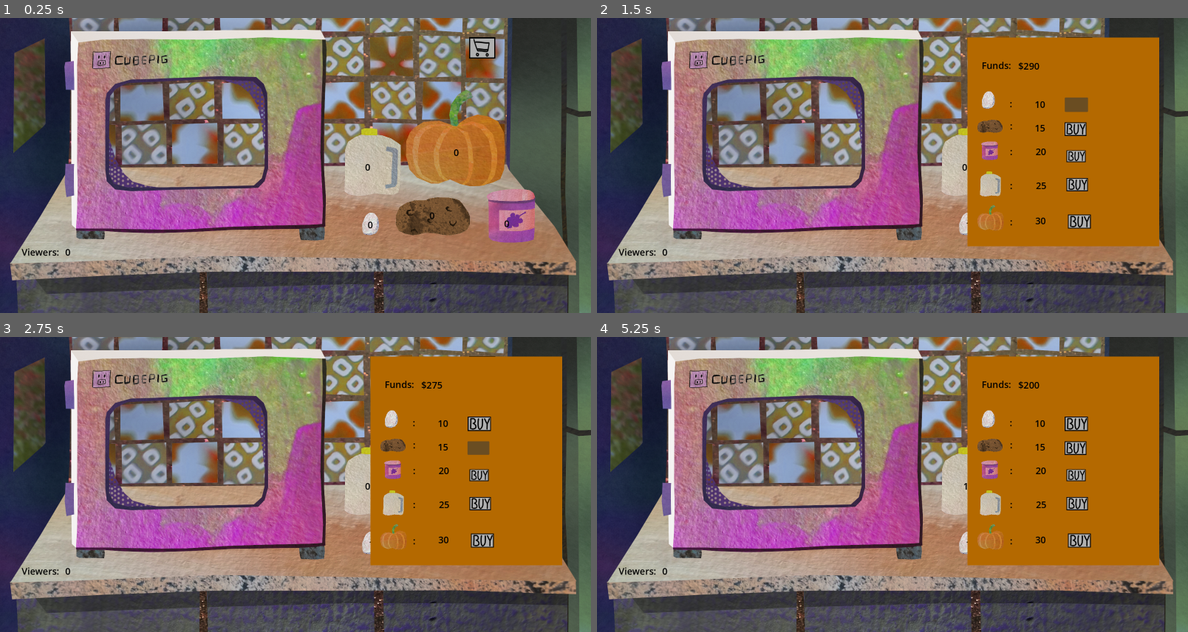
Above: before the commit, frames 1-4 (two rows, left to right).
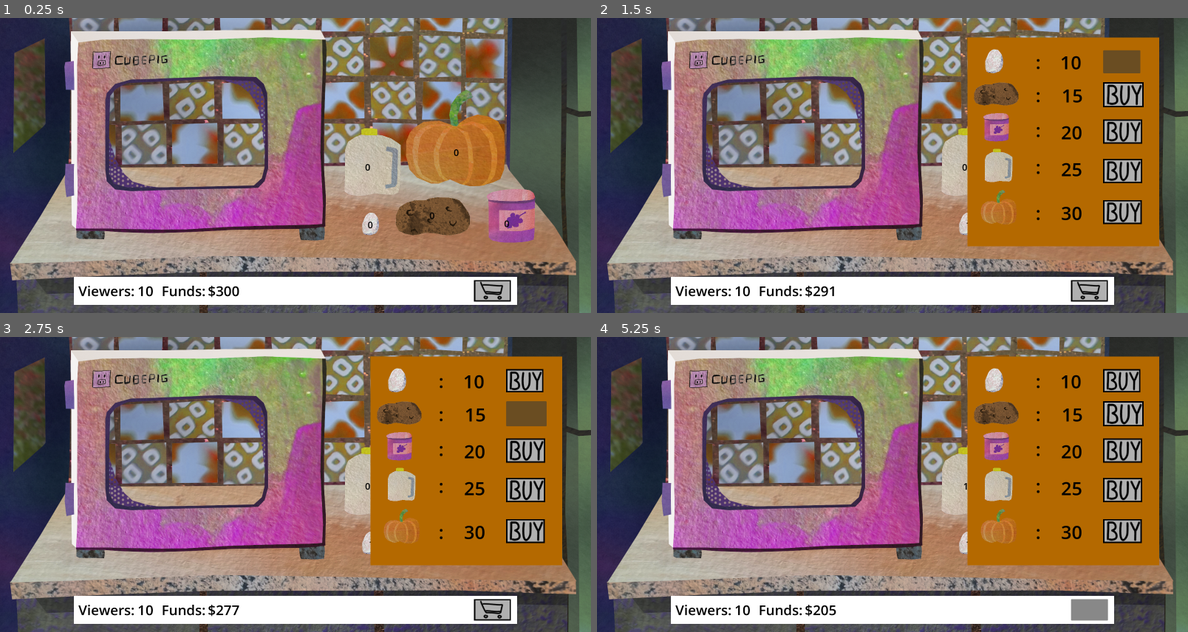
Above: after the commit, the same moments.

Repository: Ted-Landauer/microwave-game
Game: Godot game, scene res://Scenes/main.tscn
The game is run twice, just before and just after one commit, with the same random seed, the same clock (stepped at 60 frames per second) and the same inputs.
Inputs (mouse positions are in pixels of both pictures, inside the frame that each line leads up to; where the layout moved, square brackets give the same spot in the first picture):
- Up to frame 1 (0.25 s): no input
- Up to frame 2 (1.5 s): click (1087, 289) [1081, 47] at 0.5 s; click (1122, 62) [1075, 103] at 1.25 s
- Up to frame 3 (2.75 s): click (525, 413) [478, 449] at 2 s
- Up to frame 4 (5.25 s): click (1122, 449) [1075, 475] at 2.75 s; click (1122, 490) [1075, 502] at 3.5 s; click (1122, 531) [1081, 540] at 4.25 s; click (1087, 608) [1081, 366] at 5 s

The runs differ from the first frame. In frame 1, 7.5% of the frame differs, in the area x 3-88%, y 6-98%; in frame 2, 14%; in frame 3, 14%; in frame 4, 14%, in the area x 3-93%, y 6-98%.

Commit message:
adding in functionality... - increase funds over time - track viewers - increase or decrease viewers over time - added in an info bar - moved the upgrades menu - another helper function or two

Diff:
--- /dev/null
+++ b/Scenes/info_numbers.tscn
@@ -0,0 +1,9 @@
+[gd_scene format=3 uid="uid://b7m71bc2n8ffp"]
+
+[ext_resource type="Texture2D" uid="uid://udxlehx84ey3" path="res://Assets/Lower_Bar.png" id="1_kxa28"]
+
+[node name="InfoNumbers" type="Node2D" unique_id=537984924]
+
+[node name="Sprite2D" type="Sprite2D" parent="." unique_id=1418702249]
+texture = ExtResource("1_kxa28")
+centered = false
--- a/Scenes/main.tscn
+++ b/Scenes/main.tscn
@@ -17,6 +17,7 @@
 [ext_resource type="Texture2D" uid="uid://d0pnkcestae5n" path="res://Assets/Groceries/MilkJug.png" id="13_h1bgf"]
 [ext_resource type="Texture2D" uid="uid://cbnedcuorsejw" path="res://Assets/Groceries/Pumpkin.png" id="14_b3802"]
 [ext_resource type="Theme" uid="uid://dd7n65w1r7dks" path="res://Assets/BuyButton.tres" id="15_wsu2k"]
+[ext_resource type="PackedScene" uid="uid://b7m71bc2n8ffp" path="res://Scenes/info_numbers.tscn" id="18_b3802"]
 
 [node name="Main" type="Node2D" unique_id=2090123510]
 script = ExtResource("1_h1bgf")
@@ -115,18 +116,67 @@
 item_count = 1
 popup/item_0/id = 0
 
-[node name="ShoppingButton" type="Button" parent="." unique_id=59608718]
-offset_left = 1626.0
-offset_top = 67.0
-offset_right = 1716.0
-offset_bottom = 141.0
+[node name="InfoNumbers" parent="." unique_id=537984924 instance=ExtResource("18_b3802")]
+position = Vector2(256, 898.00006)
+scale = Vector2(0.75, 0.75)
+
+[node name="viewers" type="Label" parent="InfoNumbers" unique_id=581146940]
+offset_left = 21.333344
+offset_top = 21.333256
+offset_right = 281.33334
+offset_bottom = 109.33325
+theme_override_colors/font_color = Color(0, 0, 0, 1)
+theme_override_font_sizes/font_size = 64
+text = "Viewers:"
+metadata/_edit_use_anchors_ = true
+
+[node name="viewerNumbers" type="Label" parent="InfoNumbers" unique_id=743443669]
+offset_left = 288.0
+offset_top = 21.333256
+offset_right = 373.0
+offset_bottom = 109.33325
+theme_override_colors/font_color = Color(0, 0, 0, 1)
+theme_override_font_sizes/font_size = 64
+text = "0"
+horizontal_alignment = 1
+metadata/_edit_use_anchors_ = true
+
+[node name="Funds" type="Label" parent="InfoNumbers" unique_id=1381519146]
+offset_left = 405.33334
+offset_top = 21.333252
+offset_right = 609.3334
+offset_bottom = 109.33325
+theme_override_colors/font_color = Color(0, 0, 0, 1)
+theme_override_font_sizes/font_size = 64
+text = "Funds:"
+horizontal_alignment = 1
+metadata/_edit_use_anchors_ = true
+
+[node name="FundsValue" type="Label" parent="InfoNumbers" unique_id=1352669543]
+offset_left = 618.6667
+offset_top = 21.33329
+offset_right = 717.6667
+offset_bottom = 109.33329
+theme_override_colors/font_color = Color(0, 0, 0, 1)
+theme_override_font_sizes/font_size = 64
+text = "$0"
+horizontal_alignment = 1
+metadata/_edit_use_anchors_ = true
+
+[node name="ShoppingButton" type="Button" parent="InfoNumbers" unique_id=59608718]
+visibility_layer = 2
+offset_left = 1849.3334
+offset_top = 15.999918
+offset_right = 2020.0
+offset_bottom = 114.66654
 theme = ExtResource("8_344ge")
 script = ExtResource("10_k12tt")
-
-[node name="UpgradeMenu" type="CanvasLayer" parent="ShoppingButton" unique_id=1336909197]
-
-[node name="ColorRect" type="ColorRect" parent="ShoppingButton/UpgradeMenu" unique_id=1579544893]
-visible = false
+metadata/_edit_use_anchors_ = true
+
+[node name="UpgradeMenu" type="CanvasLayer" parent="InfoNumbers/ShoppingButton" unique_id=1336909197]
+visible = false
+
+[node name="ColorRect" type="ColorRect" parent="InfoNumbers/ShoppingButton/UpgradeMenu" unique_id=1579544893]
 anchors_preset = -1
 anchor_left = -0.06982422
 anchor_right = -0.06982422
@@ -138,235 +188,201 @@
 color = Color(0.7042253, 0.41236958, 3.657937e-06, 1)
 metadata/_edit_use_anchors_ = true
 
-[node name="Egg" type="Sprite2D" parent="ShoppingButton/UpgradeMenu/ColorRect" unique_id=1518687112]
-position = Vector2(72.00005, 218)
-scale = Vector2(0.36363718, 0.36363718)
+[node name="Egg" type="Sprite2D" parent="InfoNumbers/ShoppingButton/UpgradeMenu/ColorRect" unique_id=1518687112]
+position = Vector2(92.00003, 84)
+scale = Vector2(0.5, 0.5)
 texture = ExtResource("10_jkdf5")
 
-[node name="Potato" type="Sprite2D" parent="ShoppingButton/UpgradeMenu/ColorRect" unique_id=35885677]
-position = Vector2(78.00006, 308)
-scale = Vector2(0.14164817, 0.14164817)
+[node name="Potato" type="Sprite2D" parent="InfoNumbers/ShoppingButton/UpgradeMenu/ColorRect" unique_id=35885677]
+position = Vector2(100.000015, 196)
+scale = Vector2(0.25, 0.25)
 texture = ExtResource("11_wsu2k")
 
-[node name="JamJar" type="Sprite2D" parent="ShoppingButton/UpgradeMenu/ColorRect" unique_id=751351568]
-position = Vector2(76.99999, 393.00003)
-scale = Vector2(0.13120732, 0.13120732)
+[node name="JamJar" type="Sprite2D" parent="InfoNumbers/ShoppingButton/UpgradeMenu/ColorRect" unique_id=751351568]
+position = Vector2(100.00005, 312)
+scale = Vector2(0.2, 0.2)
 texture = ExtResource("12_k12tt")
 
-[node name="MilkJug" type="Sprite2D" parent="ShoppingButton/UpgradeMenu/ColorRect" unique_id=314452893]
-position = Vector2(79.99998, 508)
-scale = Vector2(0.14974342, 0.14974342)
+[node name="MilkJug" type="Sprite2D" parent="InfoNumbers/ShoppingButton/UpgradeMenu/ColorRect" unique_id=314452893]
+position = Vector2(107.99995, 444)
+scale = Vector2(0.2, 0.2)
 texture = ExtResource("13_h1bgf")
 
-[node name="Pumpkin" type="Sprite2D" parent="ShoppingButton/UpgradeMenu/ColorRect" unique_id=1779096145]
-position = Vector2(80, 625.00006)
-scale = Vector2(0.14772737, 0.14772737)
+[node name="Pumpkin" type="Sprite2D" parent="InfoNumbers/ShoppingButton/UpgradeMenu/ColorRect" unique_id=1779096145]
+position = Vector2(108, 588)
+scale = Vector2(0.2, 0.2)
 texture = ExtResource("14_b3802")
 
-[node name="Labels" type="Node" parent="ShoppingButton/UpgradeMenu/ColorRect" unique_id=1231581456]
-
-[node name="Separator" type="Label" parent="ShoppingButton/UpgradeMenu/ColorRect/Labels" unique_id=47861847]
-visible = false
-offset_left = 1430.0
-offset_top = 275.0
-offset_right = 1439.0
-offset_bottom = 320.0
-theme_override_colors/font_color = Color(0, 0, 0, 1)
-theme_override_font_sizes/font_size = 32
-text = ":"
-horizontal_alignment = 1
-
-[node name="EggCost" type="Label" parent="ShoppingButton/UpgradeMenu/ColorRect/Labels" unique_id=147881777]
-visible = false
-offset_left = 1486.0
-offset_top = 277.0
-offset_right = 1585.0
-offset_bottom = 322.0
-theme_override_colors/font_color = Color(0, 0, 0, 1)
-theme_override_font_sizes/font_size = 32
+[node name="Labels" type="Node" parent="InfoNumbers/ShoppingButton/UpgradeMenu/ColorRect" unique_id=1231581456]
+
+[node name="Separator" type="Label" parent="InfoNumbers/ShoppingButton/UpgradeMenu/ColorRect/Labels" unique_id=47861847]
+visible = false
+offset_left = 1520.0
+offset_top = 108.0
+offset_right = 1538.0
+offset_bottom = 196.0
+theme_override_colors/font_color = Color(0, 0, 0, 1)
+theme_override_font_sizes/font_size = 64
+text = ":"
+horizontal_alignment = 1
+
+[node name="EggCost" type="Label" parent="InfoNumbers/ShoppingButton/UpgradeMenu/ColorRect/Labels" unique_id=147881777]
+visible = false
+offset_left = 1592.0
+offset_top = 109.0
+offset_right = 1691.0
+offset_bottom = 197.0
+theme_override_colors/font_color = Color(0, 0, 0, 1)
+theme_override_font_sizes/font_size = 64
 text = "10"
 horizontal_alignment = 1
 
-[node name="Funds" type="Label" parent="ShoppingButton/UpgradeMenu/ColorRect/Labels" unique_id=1381519146]
-visible = false
-offset_left = 1333.0
-offset_top = 142.0
-offset_right = 1435.0
-offset_bottom = 187.0
-theme_override_colors/font_color = Color(0, 0, 0, 1)
-theme_override_font_sizes/font_size = 32
-text = "Funds:"
-horizontal_alignment = 1
-
-[node name="FundsValue" type="Label" parent="ShoppingButton/UpgradeMenu/ColorRect/Labels" unique_id=1352669543]
-visible = false
-offset_left = 1447.0
-offset_top = 144.0
-offset_right = 1546.0
-offset_bottom = 189.0
-theme_override_colors/font_color = Color(0, 0, 0, 1)
-theme_override_font_sizes/font_size = 32
-text = "$0"
-horizontal_alignment = 1
-
-[node name="Separator2" type="Label" parent="ShoppingButton/UpgradeMenu/ColorRect/Labels" unique_id=2058775123]
-visible = false
-offset_left = 1431.0
+[node name="Separator2" type="Label" parent="InfoNumbers/ShoppingButton/UpgradeMenu/ColorRect/Labels" unique_id=2058775123]
+visible = false
+offset_left = 1520.0
+offset_top = 223.0
+offset_right = 1538.0
+offset_bottom = 311.0
+theme_override_colors/font_color = Color(0, 0, 0, 1)
+theme_override_font_sizes/font_size = 64
+text = ":"
+horizontal_alignment = 1
+
+[node name="PotatoCost" type="Label" parent="InfoNumbers/ShoppingButton/UpgradeMenu/ColorRect/Labels" unique_id=524864337]
+visible = false
+offset_left = 1592.0
+offset_top = 224.0
+offset_right = 1702.0
+offset_bottom = 312.0
+theme_override_colors/font_color = Color(0, 0, 0, 1)
+theme_override_font_sizes/font_size = 64
+text = "15"
+horizontal_alignment = 1
+
+[node name="Separator3" type="Label" parent="InfoNumbers/ShoppingButton/UpgradeMenu/ColorRect/Labels" unique_id=352509522]
+visible = false
+offset_left = 1520.0
+offset_top = 344.0
+offset_right = 1538.0
+offset_bottom = 432.0
+theme_override_colors/font_color = Color(0, 0, 0, 1)
+theme_override_font_sizes/font_size = 64
+text = ":"
+horizontal_alignment = 1
+
+[node name="JamJarCost" type="Label" parent="InfoNumbers/ShoppingButton/UpgradeMenu/ColorRect/Labels" unique_id=2100309027]
+visible = false
+offset_left = 1600.0
 offset_top = 352.0
-offset_right = 1440.0
-offset_bottom = 397.0
-theme_override_colors/font_color = Color(0, 0, 0, 1)
-theme_override_font_sizes/font_size = 32
-text = ":"
-horizontal_alignment = 1
-
-[node name="PotatoCost" type="Label" parent="ShoppingButton/UpgradeMenu/ColorRect/Labels" unique_id=524864337]
-visible = false
-offset_left = 1481.0
-offset_top = 359.0
-offset_right = 1591.0
-offset_bottom = 404.0
-theme_override_colors/font_color = Color(0, 0, 0, 1)
-theme_override_font_sizes/font_size = 32
-text = "15"
-horizontal_alignment = 1
-
-[node name="Separator3" type="Label" parent="ShoppingButton/UpgradeMenu/ColorRect/Labels" unique_id=352509522]
-visible = false
-offset_left = 1431.0
-offset_top = 441.0
-offset_right = 1440.0
-offset_bottom = 486.0
-theme_override_colors/font_color = Color(0, 0, 0, 1)
-theme_override_font_sizes/font_size = 32
-text = ":"
-horizontal_alignment = 1
-
-[node name="JamJarCost" type="Label" parent="ShoppingButton/UpgradeMenu/ColorRect/Labels" unique_id=2100309027]
-visible = false
-offset_left = 1494.0
-offset_top = 441.0
-offset_right = 1584.0
-offset_bottom = 486.0
-theme_override_colors/font_color = Color(0, 0, 0, 1)
-theme_override_font_sizes/font_size = 32
+offset_right = 1690.0
+offset_bottom = 440.0
+theme_override_colors/font_color = Color(0, 0, 0, 1)
+theme_override_font_sizes/font_size = 64
 text = "20"
 horizontal_alignment = 1
 
-[node name="Separator4" type="Label" parent="ShoppingButton/UpgradeMenu/ColorRect/Labels" unique_id=1220331467]
-visible = false
-offset_left = 1431.0
-offset_top = 559.0
-offset_right = 1440.0
-offset_bottom = 604.0
-theme_override_colors/font_color = Color(0, 0, 0, 1)
-theme_override_font_sizes/font_size = 32
-text = ":"
-horizontal_alignment = 1
-
-[node name="MilkJugCost" type="Label" parent="ShoppingButton/UpgradeMenu/ColorRect/Labels" unique_id=1183829102]
-visible = false
-offset_left = 1479.0
-offset_top = 559.0
-offset_right = 1600.0
-offset_bottom = 604.0
-theme_override_colors/font_color = Color(0, 0, 0, 1)
-theme_override_font_sizes/font_size = 32
+[node name="Separator4" type="Label" parent="InfoNumbers/ShoppingButton/UpgradeMenu/ColorRect/Labels" unique_id=1220331467]
+visible = false
+offset_left = 1520.0
+offset_top = 472.0
+offset_right = 1538.0
+offset_bottom = 560.0
+theme_override_colors/font_color = Color(0, 0, 0, 1)
+theme_override_font_sizes/font_size = 64
+text = ":"
+horizontal_alignment = 1
+
+[node name="MilkJugCost" type="Label" parent="InfoNumbers/ShoppingButton/UpgradeMenu/ColorRect/Labels" unique_id=1183829102]
+visible = false
+offset_left = 1584.0
+offset_top = 480.0
+offset_right = 1705.0
+offset_bottom = 568.0
+theme_override_colors/font_color = Color(0, 0, 0, 1)
+theme_override_font_sizes/font_size = 64
 text = "25"
 horizontal_alignment = 1
 
-[node name="Separator5" type="Label" parent="ShoppingButton/UpgradeMenu/ColorRect/Labels" unique_id=2124207285]
-visible = false
-offset_left = 1431.0
-offset_top = 685.0
-offset_right = 1440.0
-offset_bottom = 730.0
-theme_override_colors/font_color = Color(0, 0, 0, 1)
-theme_override_font_sizes/font_size = 32
-text = ":"
-horizontal_alignment = 1
-
-[node name="PumpkinCost" type="Label" parent="ShoppingButton/UpgradeMenu/ColorRect/Labels" unique_id=854577497]
-visible = false
-offset_left = 1485.0
-offset_top = 681.0
-offset_right = 1590.0
-offset_bottom = 726.0
-theme_override_colors/font_color = Color(0, 0, 0, 1)
-theme_override_font_sizes/font_size = 32
+[node name="Separator5" type="Label" parent="InfoNumbers/ShoppingButton/UpgradeMenu/ColorRect/Labels" unique_id=2124207285]
+visible = false
+offset_left = 1520.0
+offset_top = 632.0
+offset_right = 1538.0
+offset_bottom = 720.0
+theme_override_colors/font_color = Color(0, 0, 0, 1)
+theme_override_font_sizes/font_size = 64
+text = ":"
+horizontal_alignment = 1
+
+[node name="PumpkinCost" type="Label" parent="InfoNumbers/ShoppingButton/UpgradeMenu/ColorRect/Labels" unique_id=854577497]
+visible = false
+offset_left = 1592.0
+offset_top = 632.0
+offset_right = 1697.0
+offset_bottom = 720.0
+theme_override_colors/font_color = Color(0, 0, 0, 1)
+theme_override_font_sizes/font_size = 64
 text = "30"
 horizontal_alignment = 1
 
-[node name="BuyEgg" type="Button" parent="ShoppingButton/UpgradeMenu/ColorRect" unique_id=407557475]
+[node name="BuyEgg" type="Button" parent="InfoNumbers/ShoppingButton/UpgradeMenu/ColorRect" unique_id=407557475]
 layout_mode = 1
 anchors_preset = -1
 anchor_left = 0.0403071
 anchor_top = 0.13535912
 anchor_right = 0.0403071
 anchor_bottom = 0.13535912
-offset_left = 310.0
-offset_top = 110.0
-offset_right = 390.58823
-offset_bottom = 160.0
-theme = ExtResource("15_wsu2k")
-metadata/_edit_use_anchors_ = true
-
-[node name="BuyPotato" type="Button" parent="ShoppingButton/UpgradeMenu/ColorRect" unique_id=573227710]
+offset_left = 443.23608
+offset_top = -54.000008
+offset_right = 572.1773
+offset_bottom = 25.999992
+theme = ExtResource("15_wsu2k")
+
+[node name="BuyPotato" type="Button" parent="InfoNumbers/ShoppingButton/UpgradeMenu/ColorRect" unique_id=573227710]
+layout_mode = 1
+anchors_preset = -1
+anchor_top = -0.113259666
+anchor_right = 0.019418832
+anchor_bottom = -0.10220995
+offset_left = 470.0
+offset_top = 237.0
+offset_right = 597.3294
+offset_bottom = 316.0
+theme = ExtResource("15_wsu2k")
+metadata/_edit_use_anchors_ = true
+
+[node name="BuyJamJar" type="Button" parent="InfoNumbers/ShoppingButton/UpgradeMenu/ColorRect" unique_id=1273506523]
+layout_mode = 1
+anchors_preset = -1
+anchor_top = -0.12707183
+anchor_right = 0.009709369
+anchor_bottom = -0.12154696
+offset_left = 470.0
+offset_top = 376.0
+offset_right = 598.94116
+offset_bottom = 456.0
+theme = ExtResource("15_wsu2k")
+metadata/_edit_use_anchors_ = true
+
+[node name="BuyMilk" type="Button" parent="InfoNumbers/ShoppingButton/UpgradeMenu/ColorRect" unique_id=2101916898]
 layout_mode = 0
-offset_left = 336.0
-offset_top = 294.0
-offset_right = 411.75293
-offset_bottom = 341.0
-theme = ExtResource("15_wsu2k")
-
-[node name="BuyJamJar" type="Button" parent="ShoppingButton/UpgradeMenu/ColorRect" unique_id=1273506523]
+offset_left = 470.0
+offset_top = 421.0
+offset_right = 605.38824
+offset_bottom = 505.0
+theme = ExtResource("15_wsu2k")
+
+[node name="BuyPumpkin" type="Button" parent="InfoNumbers/ShoppingButton/UpgradeMenu/ColorRect" unique_id=13295627]
 layout_mode = 0
-offset_left = 343.0
-offset_top = 391.0
-offset_right = 409.08234
-offset_bottom = 432.0
-theme = ExtResource("15_wsu2k")
-
-[node name="BuyMilk" type="Button" parent="ShoppingButton/UpgradeMenu/ColorRect" unique_id=2101916898]
-layout_mode = 0
-offset_left = 343.0
-offset_top = 487.0
-offset_right = 417.14117
-offset_bottom = 533.0
-theme = ExtResource("15_wsu2k")
-
-[node name="BuyPumpkin" type="Button" parent="ShoppingButton/UpgradeMenu/ColorRect" unique_id=13295627]
-layout_mode = 0
-offset_left = 348.0
-offset_top = 614.0
-offset_right = 426.97647
-offset_bottom = 663.0
-theme = ExtResource("15_wsu2k")
-
-[node name="ViewershipFunds" type="Node2D" parent="." unique_id=1887796936]
-
-[node name="viewers" type="Label" parent="ViewershipFunds" unique_id=581146940]
-offset_left = 75.0
-offset_top = 790.0
-offset_right = 205.0
-offset_bottom = 835.0
-theme_override_colors/font_color = Color(0, 0, 0, 1)
-theme_override_font_sizes/font_size = 32
-text = "Viewers:"
-
-[node name="viewerNumbers" type="Label" parent="ViewershipFunds" unique_id=743443669]
-offset_left = 193.0
-offset_top = 790.0
-offset_right = 278.0
-offset_bottom = 835.0
-theme_override_colors/font_color = Color(0, 0, 0, 1)
-theme_override_font_sizes/font_size = 32
-text = "0"
-horizontal_alignment = 1
-
-[connection signal="pressed" from="ShoppingButton" to="." method="_on_shopping_button_pressed"]
-[connection signal="pressed" from="ShoppingButton/UpgradeMenu/ColorRect/BuyEgg" to="." method="_on_buy_egg_pressed"]
-[connection signal="pressed" from="ShoppingButton/UpgradeMenu/ColorRect/BuyPotato" to="." method="_on_buy_potato_pressed"]
-[connection signal="pressed" from="ShoppingButton/UpgradeMenu/ColorRect/BuyJamJar" to="." method="_on_buy_jam_jar_pressed"]
-[connection signal="pressed" from="ShoppingButton/UpgradeMenu/ColorRect/BuyMilk" to="." method="_on_buy_milk_pressed"]
-[connection signal="pressed" from="ShoppingButton/UpgradeMenu/ColorRect/BuyPumpkin" to="." method="_on_buy_pumpkin_pressed"]
+offset_left = 470.0
+offset_top = 564.0
+offset_right = 603.7764
+offset_bottom = 647.0
+theme = ExtResource("15_wsu2k")
+
+[connection signal="pressed" from="InfoNumbers/ShoppingButton" to="." method="_on_shopping_button_pressed"]
+[connection signal="pressed" from="InfoNumbers/ShoppingButton/UpgradeMenu/ColorRect/BuyEgg" to="." method="_on_buy_egg_pressed"]
+[connection signal="pressed" from="InfoNumbers/ShoppingButton/UpgradeMenu/ColorRect/BuyPotato" to="." method="_on_buy_potato_pressed"]
+[connection signal="pressed" from="InfoNumbers/ShoppingButton/UpgradeMenu/ColorRect/BuyJamJar" to="." method="_on_buy_jam_jar_pressed"]
+[connection signal="pressed" from="InfoNumbers/ShoppingButton/UpgradeMenu/ColorRect/BuyMilk" to="." method="_on_buy_milk_pressed"]
+[connection signal="pressed" from="InfoNumbers/ShoppingButton/UpgradeMenu/ColorRect/BuyPumpkin" to="." method="_on_buy_pumpkin_pressed"]
--- a/Scripts/main.gd
+++ b/Scripts/main.gd
@@ -1,18 +1,48 @@
 extends Node2D
 
-# Initialize the overall funds value and the starting funds value
+# Initialize the funds and viewership numbers
 var funds: int = 0
 var startingFunds: int = 300
 
+var viewerNumbers: int = 0
+var startingViewerNumbers: int = 10
+
+var viewershipDeclineBuffer = true
+var revenueMod: float = .01
+
 # Called when the node enters the scene tree for the first time.
 func _ready() -> void:
-	$ShoppingButton/UpgradeMenu.propagate_call("set_visible", [false])
-	$ShoppingButton/UpgradeMenu.visible = false
+	$InfoNumbers/ShoppingButton/UpgradeMenu.propagate_call("set_visible", [false])
+	$InfoNumbers/ShoppingButton/UpgradeMenu.visible = false
 
 	updateFunds(startingFunds, "+")
+	updateViewship(startingViewerNumbers, "+")
+
+func calculateRevenue(view: int, modifier: float):
+	var perSecGain: float
+
+	perSecGain = view * modifier
+
+	print("per second gain")
+	print(perSecGain)
+
+	return ceili(perSecGain)
 
 
 
+# Update the viewership numbers
+func updateViewship(viewerChange: int, direction: String):
+
+	if direction == "+":
+		viewerNumbers += viewerChange
+	elif direction == "-":
+		viewerNumbers -= viewerChange
+
+	$InfoNumbers/viewerNumbers.text = str(viewerNumbers)
+
+
+
+# Update the player's funds
 func updateFunds(moneyValue: int, direction: String):
 
 	if direction == "+":
@@ -20,7 +50,7 @@
 	elif direction == "-":
 		funds -= moneyValue
 
-	$ShoppingButton/UpgradeMenu/ColorRect/Labels/FundsValue.text = "$" + str(funds)
+	$InfoNumbers/FundsValue.text = "$" + str(funds)
 
 
 
@@ -38,9 +68,26 @@
 
 
 
+
+#if viewershipDeclineBuffer == true:
+#		updateFunds(calculateRevenue(viewerNumbers, revenueMod), "+")
+
+# Used for running the money and viewer calc every second
+var t: float = 0.0
 # Called every frame. 'delta' is the elapsed time since the previous frame.
 func _process(delta: float) -> void:
-	pass
+	# Increase t to make
+	t += delta
+	if (viewershipDeclineBuffer == true and t >= 1.0):
+		updateFunds(calculateRevenue(viewerNumbers, revenueMod), "+")
+		t = 0.0
+	elif viewershipDeclineBuffer == false and t >= 1.0 and viewerNumbers != 0:
+		updateViewship(1, "-")
+		t = 0.0
+
+
+
+
 
 
 func _input(event: InputEvent) -> void:
@@ -48,21 +95,21 @@
 
 	if event is InputEventKey and event.is_pressed():
 		if event.keycode == KEY_ESCAPE:
-			$ShoppingButton/UpgradeMenu.propagate_call("set_visible", [false])
-			$ShoppingButton/UpgradeMenu.visible = false
+			$InfoNumbers/ShoppingButton/UpgradeMenu.propagate_call("set_visible", [false])
+			$InfoNumbers/ShoppingButton/UpgradeMenu.visible = false
 
 
 func _on_shopping_button_pressed() -> void:
-	if $ShoppingButton/UpgradeMenu.visible != true:
-		$ShoppingButton/UpgradeMenu.propagate_call("set_visible", [true])
-		$ShoppingButton/UpgradeMenu.visible = true
+	if $InfoNumbers/ShoppingButton/UpgradeMenu.visible != true:
+		$InfoNumbers/ShoppingButton/UpgradeMenu.propagate_call("set_visible", [true])
+		$InfoNumbers/ShoppingButton/UpgradeMenu.visible = true
 
 
 
 
 func _on_buy_egg_pressed() -> void:
 	var eggsBought = extractInt($Groceries/egg/eggCount.text)
-	var eggsCost = extractInt($ShoppingButton/UpgradeMenu/ColorRect/Labels/EggCost.text)
+	var eggsCost = extractInt($InfoNumbers/ShoppingButton/UpgradeMenu/ColorRect/Labels/EggCost.text)
 	eggsBought += 1
 	$Groceries/egg/eggCount.text = str(eggsBought)
 
@@ -73,7 +120,7 @@
 
 func _on_buy_potato_pressed() -> void:
 	var potatoBought = extractInt($Groceries/potato/potatoCount.text)
-	var potatoCost = extractInt($ShoppingButton/UpgradeMenu/ColorRect/Labels/PotatoCost.text)
+	var potatoCost = extractInt($InfoNumbers/ShoppingButton/UpgradeMenu/ColorRect/Labels/PotatoCost.text)
 
 	potatoBought += 1
 	$Groceries/potato/potatoCount.text = str(potatoBought)
@@ -85,7 +132,7 @@
 
 func _on_buy_jam_jar_pressed() -> void:
 	var jamBought = extractInt($Groceries/jamJar/jamCount.text)
-	var jamCost = extractInt($ShoppingButton/UpgradeMenu/ColorRect/Labels/JamJarCost.text)
+	var jamCost = extractInt($InfoNumbers/ShoppingButton/UpgradeMenu/ColorRect/Labels/JamJarCost.text)
 
 	jamBought += 1
 	$Groceries/jamJar/jamCount.text = str(jamBought)
@@ -97,7 +144,7 @@
 
 func _on_buy_milk_pressed() -> void:
 	var milkBought = extractInt($Groceries/milkJug/milkCount.text)
-	var milkCost = extractInt($ShoppingButton/UpgradeMenu/ColorRect/Labels/MilkJugCost.text)
+	var milkCost = extractInt($InfoNumbers/ShoppingButton/UpgradeMenu/ColorRect/Labels/MilkJugCost.text)
 
 	milkBought += 1
 	$Groceries/milkJug/milkCount.text = str(milkBought)
@@ -109,7 +156,7 @@
 
 func _on_buy_pumpkin_pressed() -> void:
 	var pumpkinBought = extractInt($Groceries/pumpkin/pumpkinCount.text)
-	var pumpkinCost = extractInt($ShoppingButton/UpgradeMenu/ColorRect/Labels/PumpkinCost.text)
+	var pumpkinCost = extractInt($InfoNumbers/ShoppingButton/UpgradeMenu/ColorRect/Labels/PumpkinCost.text)
 
 	pumpkinBought += 1
 	$Groceries/pumpkin/pumpkinCount.text = str(pumpkinBought)
Not shown, added: Assets/Lower_Bar.png.import
Not shown, added: Assets/Microwave_Interior.png.import
